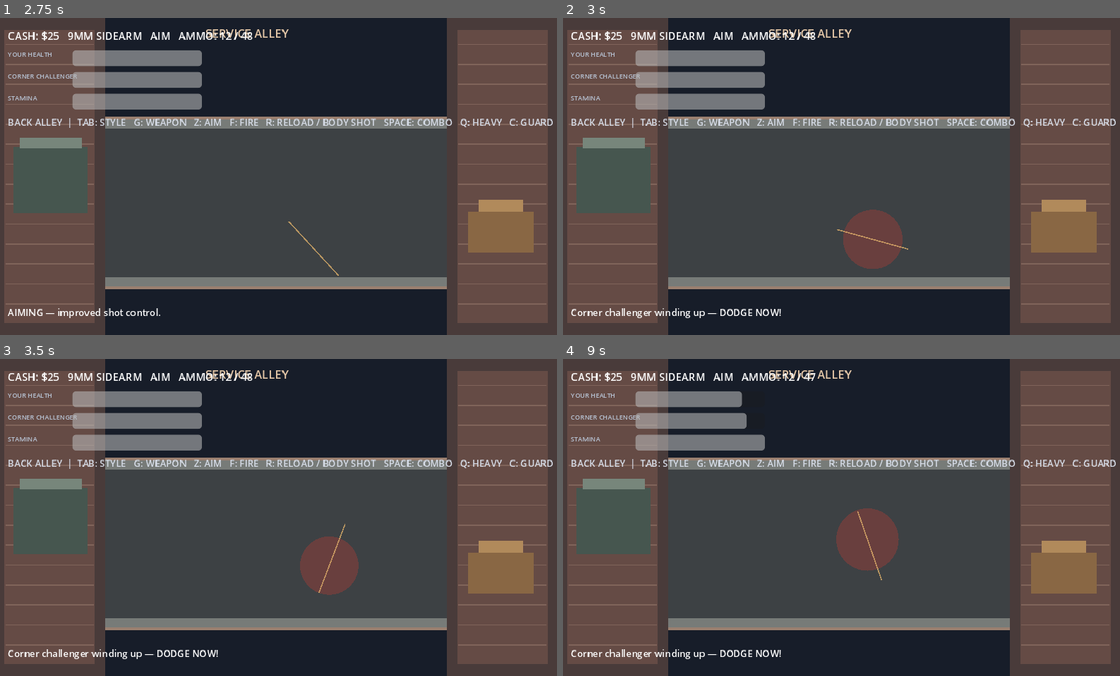
Above: before the commit, frames 1-4 (two rows, left to right).
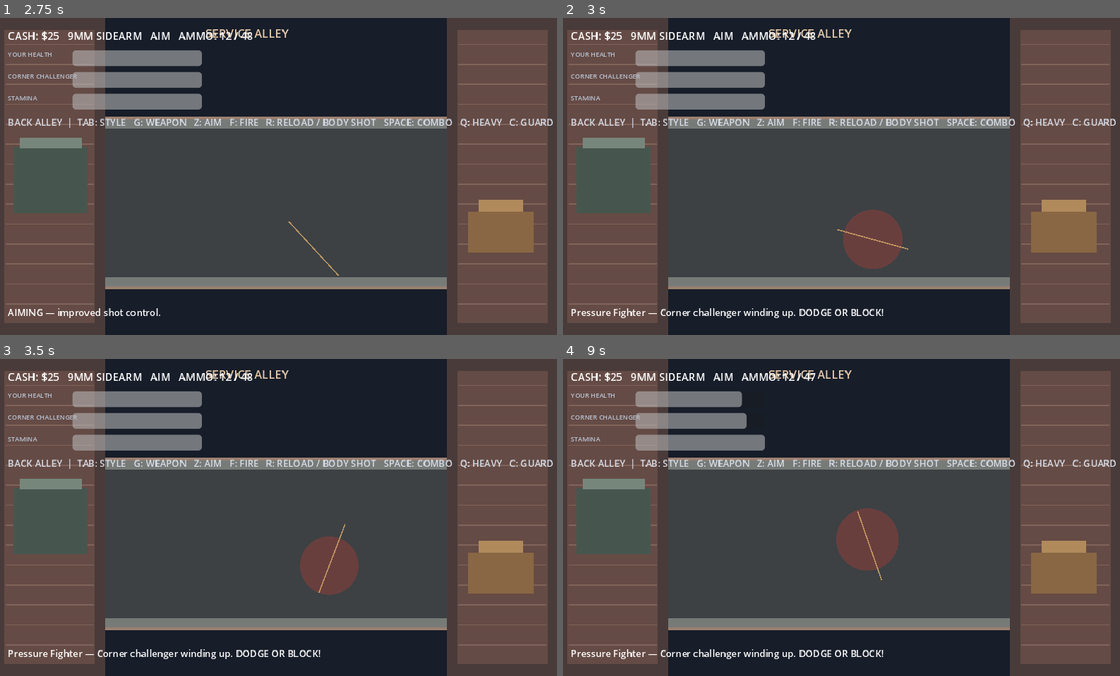
Above: after the commit, the same moments.

Repository: mtecfix/Street-life
Game: Godot game, scene res://scenes/combat/CombatAlley.tscn
The game is run twice, just before and just after one commit, with the same random seed, the same clock (stepped at 60 frames per second) and the same inputs. This scene is started directly instead of the project's main scene.
Inputs:
- Up to frame 1 (2.75 s): tap Enter at 0.5, 2 s; hold D (move_right) 0.53-1.28 s; hold E (interact) 0.53-1.28 s; tap Space at 0.77, 1.25, 1.52 s; hold S (move_down) 1.28-2.03 s; tap Tab at 1.35 s; hold D (move_right) from 2.03 s (still down); tap Z at 2.1 s
- Up to frame 2 (3 s): tap Space at 2.75 s; release D (move_right) at 2.78 s; hold W (move_up) from 2.78 s (still down); tap G at 2.85 s
- Up to frame 3 (3.5 s): keep holding W (move_up); tap Space at 3.02 s
- Up to frame 4 (9 s): release W (move_up) at 3.53 s; hold A (move_left) 3.53-5.03 s; tap F at 3.6 s; tap Space at 3.77, 4.52, 6.02, 6.77, 7.52 s; tap R at 4.35 s; hold S (move_down) 5.03-5.78 s; tap C at 5.1 s; hold D (move_right) 5.78-6.53 s; tap Q at 5.85 s; hold W (move_up) 6.53-7.28 s; tap Shift at 6.6 s; hold D (move_right) 7.28-8.03 s; tap 1 at 7.35 s; hold S (move_down) 8.03-8.78 s; tap 2 at 8.1 s; hold A (move_left) from 8.78 s (still down); tap 3 at 8.85 s

Frame 1 is identical in both runs. In frame 2, 0.7% of the frame differs, in the area x 1-58%, y 91-95%; in frame 3, 0.7%; in frame 4, 0.7%.

Commit message:
Show enemy archetype identity during telegraphed attacks

Diff:
--- a/game/scripts/combat/combat_arena.gd
+++ b/game/scripts/combat/combat_arena.gd
@@ -293,7 +293,8 @@
         telegraph_timer = enemy_windup
         telegraph.position = enemy.position
         telegraph.visible = true
-        _set_status("%s winding up — DODGE NOW!" % enemy_name)
+        var archetype_profile := EnemyCombatController.get_profile(enemy_archetype_id)
+        _set_status("%s — %s winding up. DODGE OR BLOCK!" % [str(archetype_profile["display_name"]), enemy_name])
     else:
         telegraph.visible = false
 
